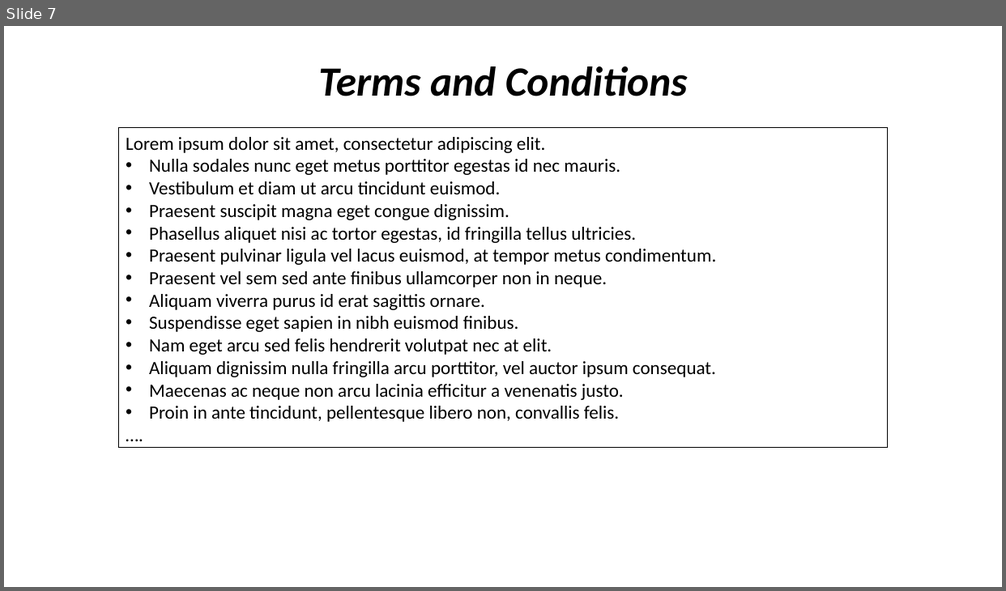
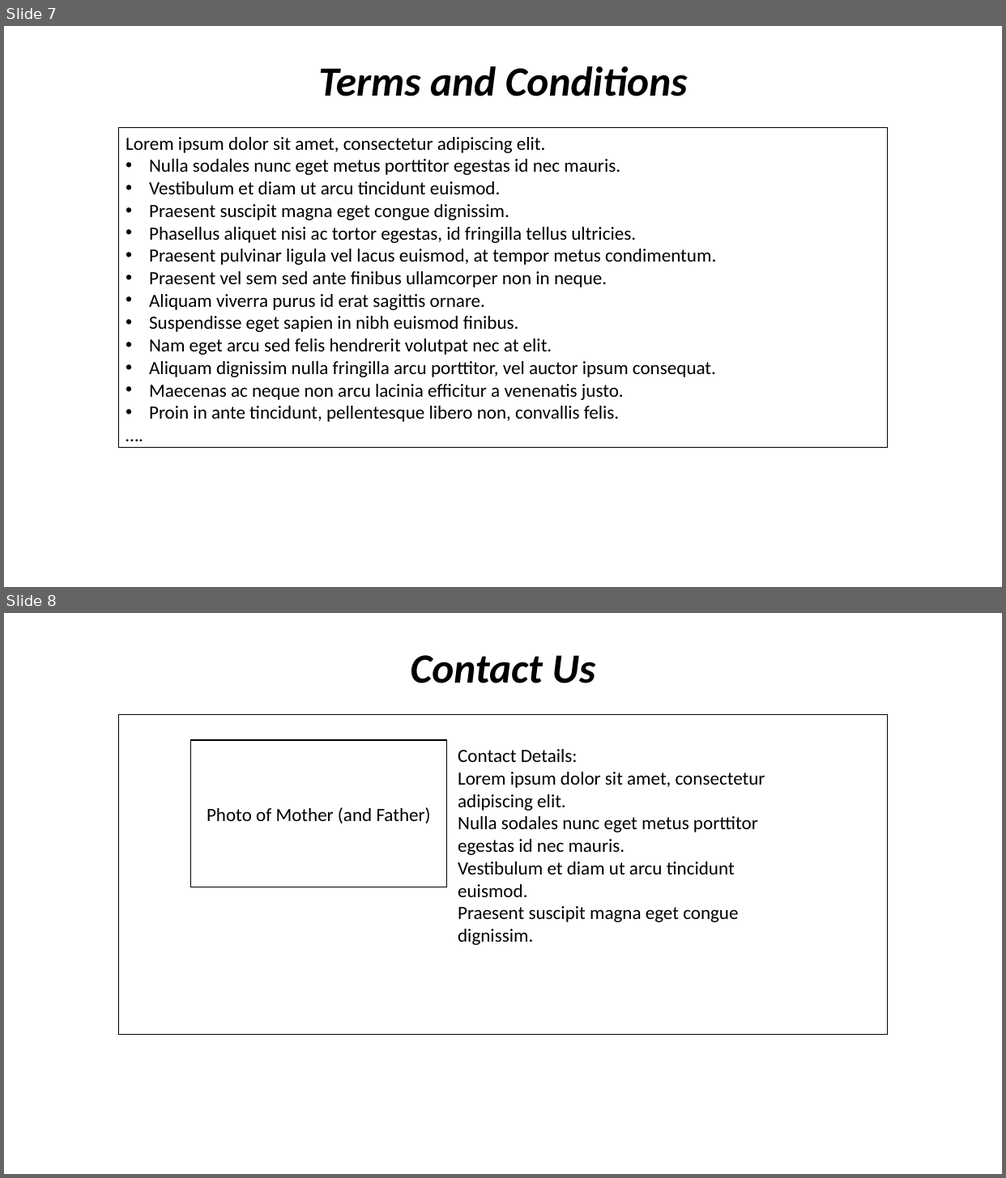
Before and after one commit to carlkassebaum/carob-cottage, a slide deck: documentation/flow_diagrams/Diagrams.pptx. Shown one above the other, each under a label of ours: slide 7 before the commit, slides 7 and 8 after it. The pictures are 1006x591 and 1006x1178 pixels, drawn with LibreOffice and Linux fonts; fonts in the diff are those of the drawing. Boxes give left, top, right and bottom in pixels: in the first picture for what was removed or moved away, otherwise in the second. Text is boxed around its words. In the diff, an @@ line names an element or a change of style, - is before the commit and + after.

Commit message:
Issue #1 - Adding designs for terms and conditions, contact us and about the area pages

```diff
--- a/documentation/flow_diagrams/Diagrams.pptx
+++ b/documentation/flow_diagrams/Diagrams.pptx
@@ slide 8 added at bbox=[4, 613, 1002, 1174], background #FFFFFF @@
@@ text added at bbox=[411, 655, 596, 683], 40 pt, text #000000, bold, italic @@
+Contact Us
@@ rectangle added at bbox=[118, 715, 889, 1035], fill #FFFFFF, outline #000000 1 pt @@
@@ rectangle added at bbox=[190, 740, 447, 888], fill #FFFFFF, outline #000000 1 pt, 18 pt, text #000000 @@
+Photo of Mother (and Father)
@@ text added at bbox=[458, 749, 765, 945], 18 pt, text #000000 @@
+Contact Details:
+Lorem ipsum dolor sit amet, consectetur adipiscing elit.
+Nulla sodales nunc eget metus porttitor egestas id nec mauris.
+Vestibulum et diam ut arcu tincidunt euismod.
+Praesent suscipit magna eget congue dignissim.
```
Also in this commit, not shown: 1 other slide added, 1 other file.
